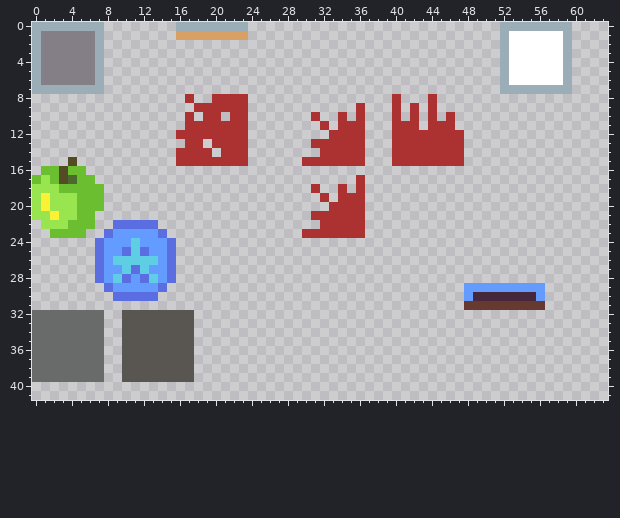
File history of a pixel-art file, Assets/Sprites & Tiles/Aseprite/placeholders.aseprite. That is the earlier state.
66x66 pixels, 1 frame. Shown: x 0..63, y 0..41.
The result:
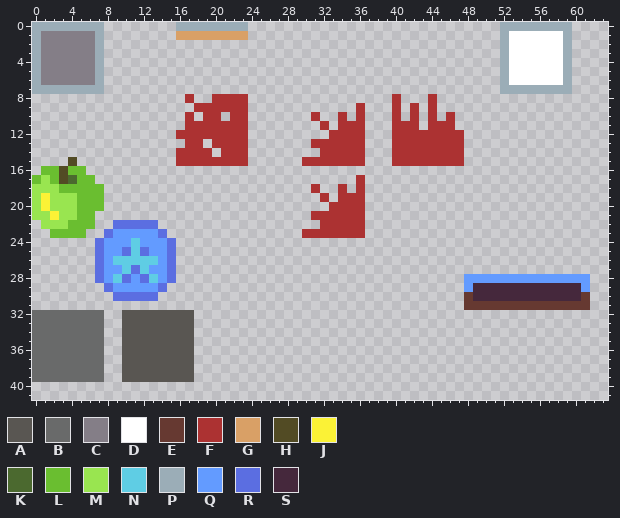
Palette (. is transparent): A #595652  B #696a6a  C #847e87  D #ffffff  E #663931  F #ac3232  G #d9a066  H #524b24  J #fbf236  K #4b692f  L #6abe30  M #99e550  N #5fcde4  P #9badb7  Q #639bff  R #5b6ee1  S #45283c
Message: Some levels reworked to teach spring mechanics.
Diff:
@@ x 46..63 @@
 27 ..................
-28 ..................
-29 ..QQQQQQQQQ.......
-30 ..QSSSSSSSQ.......
-31 ..EEEEEEEEE.......
+28 ..QQQQQQQQQQQQQQ..
+29 ..QSSSSSSSSSSSSQ..
+30 ..ESSSSSSSSSSSSE..
+31 ..EEEEEEEEEEEEEE..
 32 ..................
Pixel boxes of the changes (left, top, right, bottom) in both pictures:
changed: (464, 274, 590, 310)
